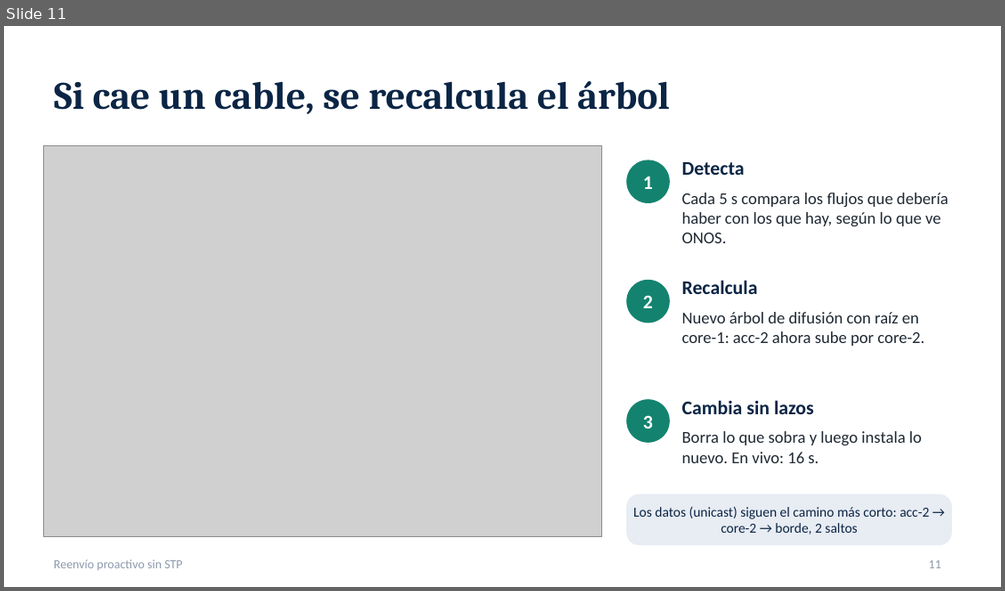
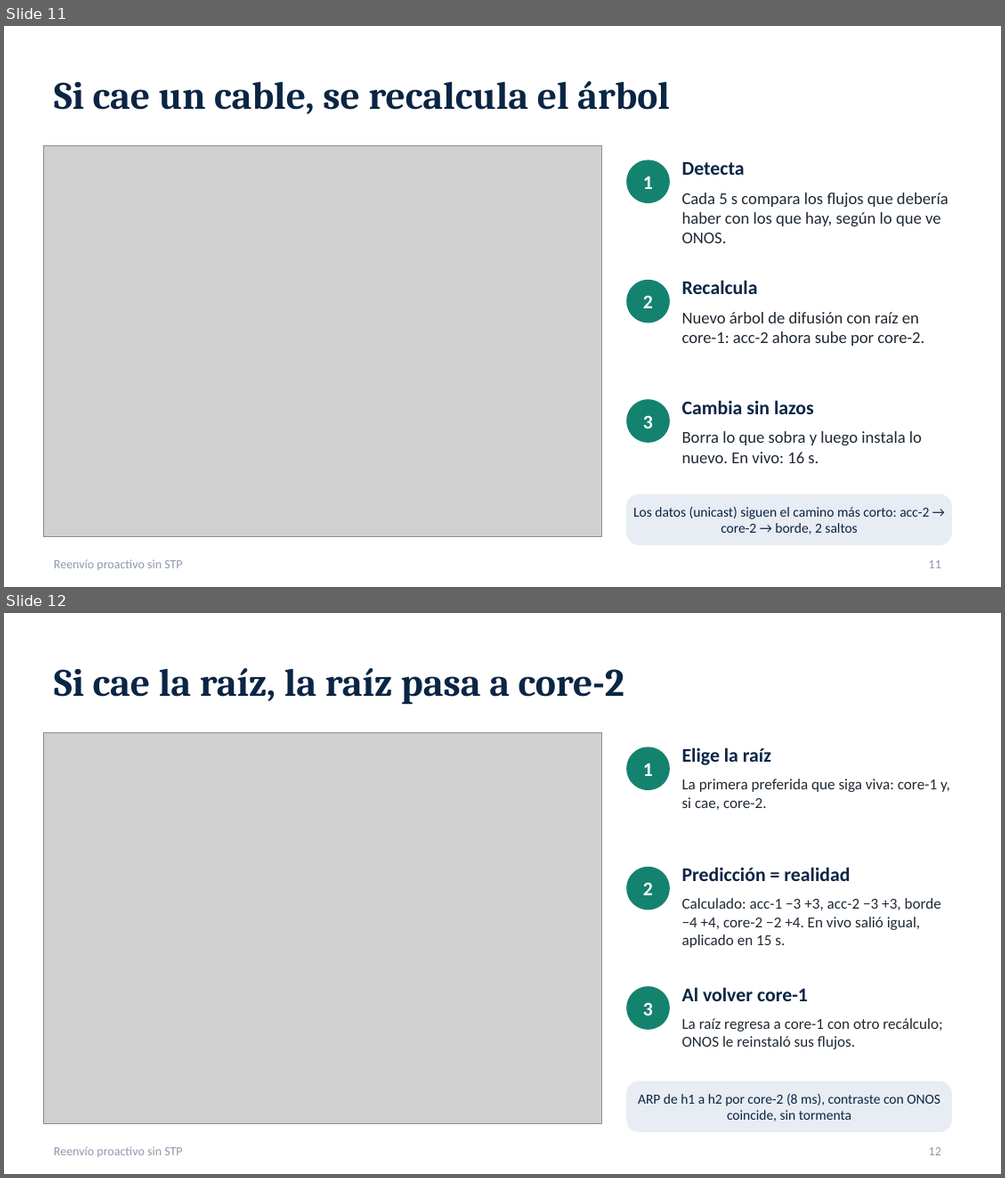
Before and after one commit to SergioAnderson123/proyecto-sdn, a slide deck: docs/Reenvio_proactivo_sin_STP.pptx. Shown one above the other, each under a label of ours: slide 11 before the commit, slides 11 and 12 after it. The pictures are 1005x591 and 1005x1178 pixels, drawn with LibreOffice and Linux fonts; fonts in the diff are those of the drawing; grey boxes stand for pictures. Boxes give left, top, right and bottom in pixels: in the first picture for what was removed or moved away, otherwise in the second. Text is boxed around its words. In the diff, an @@ line names an element or a change of style, - is before the commit and + after.

Commit message:
docs: presentacion con la prueba en vivo de la caida de sw-core-1 (la raiz pasa a core-2 y vuelve)

```diff
--- a/docs/Reenvio_proactivo_sin_STP.pptx
+++ b/docs/Reenvio_proactivo_sin_STP.pptx
@@ slide 12 added at (4,613,1001,1174), background #FFFFFF; not listed: 1 template element that a slide beside it also shows @@
@@ title added at (54,668,624,705), 28 pt, text #0B2545, bold @@
+Si cae la raíz, la raíz pasa a core-2
@@ picture added at (44,732,602,1123) @@
@@ ellipse added at (627,747,669,789), fill #13836F, outline #13836F 1 pt @@
@@ text added at (643,763,653,776), 14 pt, text #FFFFFF, bold @@
+1
@@ text added at (682,747,771,765), 14 pt, text #0B2545, bold @@
+Elige la raíz
@@ text added at (682,779,950,810), 11 pt, text #1F2933 @@
+La primera preferida que siga viva: core-1 y, si cae, core-2.
@@ ellipse added at (627,868,669,909), fill #13836F, outline #13836F 1 pt @@
@@ text added at (682,867,850,881), 14 pt, text #0B2545, bold @@
+Predicción = realidad
@@ text added at (643,882,653,895), 14 pt, text #FFFFFF, bold @@
+2
@@ text added at (682,898,941,948), 11 pt, text #1F2933 @@
+Calculado: acc-1 −3 +3, acc-2 −3 +3, borde −4 +4, core-2 −2 +4. En vivo salió igual, aplicado en 15 s.
@@ ellipse added at (627,987,669,1029), fill #13836F, outline #13836F 1 pt @@
@@ text added at (643,1002,653,1015), 14 pt, text #FFFFFF, bold @@
+3
@@ text added at (682,987,808,1001), 14 pt, text #0B2545, bold @@
+Al volver core-1
@@ text added at (682,1018,942,1049), 11 pt, text #1F2933 @@
+La raíz regresa a core-1 con otro recálculo; ONOS le reinstaló sus flujos.
@@ rounded rectangle added at (627,1081,951,1131), fill #E8ECF3, outline #E8ECF3 1 pt @@
@@ text added at (638,1094,940,1121), 10 pt, text #0B2545 @@
+ARP de h1 a h2 por core-2 (8 ms), contraste con ONOS coincide, sin tormenta
@@ page number added at (929,1147,941,1155), 9 pt, text #8D99AE @@
+12
```
Also in this commit, not shown: 2 slides changed.
